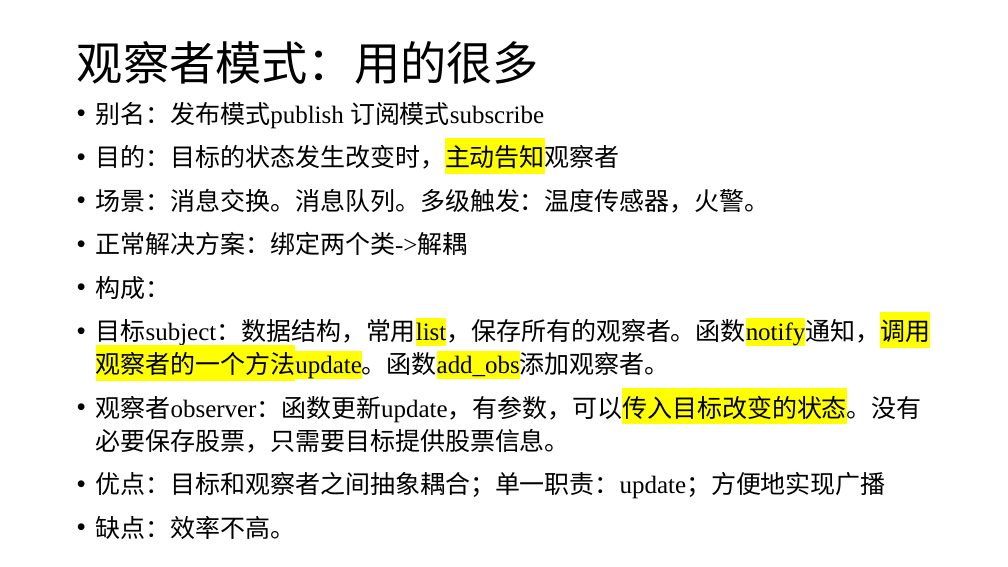
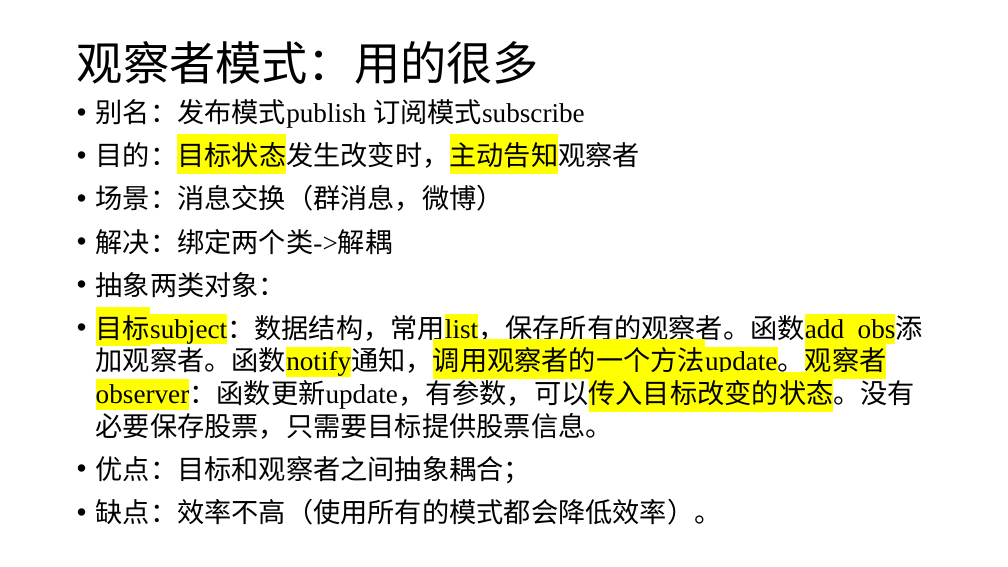
Before and after one commit to lizeyubuaa/pengbeifudao, a slide deck: slide 4 of week11/第十一周设计模式、装饰器、生成器.pptx (slide 3 before the commit). Drawn at 1008x567 pixels with LibreOffice and Linux fonts; fonts in the diff are those of the drawing. Boxes give left, top, right and bottom in pixels: in the first picture for what was removed or moved away, otherwise in the second. Text is boxed around its words. In the diff, an @@ line names an element or a change of style, - is before the commit and + after.

```diff
--- a/week11/第十一周设计模式、装饰器、生成器.pptx
+++ b/week11/第十一周设计模式、装饰器、生成器.pptx
@@ text at <box>96,99,585,128</box>: size 23.8 to 25.9 pt in "别名：发布模式publish 订阅模式subscribe"; line spacing 1.1 to 1 @@
@@ text at <box>96,137,923,525</box>: text changed; size 23.8 to 25.9 pt @@
-• 目的：目标的状态发生改变时，主动告知观察者
-• 场景：消息交换。消息队列。多级触发：温度传感器，火警。
-• 正常解决方案：绑定两个类->解耦
-• 构成：
-• 目标subject：数据结构，常用list，保存所有的观察者。函数notify通知，调用观察者的一个方法update。函数add_obs添加观察者。
-• 观察者observer：函数更新update，有参数，可以传入目标改变的状态。没有必要保存股票，只需要目标提供股票信息。
-• 优点：目标和观察者之间抽象耦合；单一职责：update；方便地实现广播
-• 缺点：效率不高。
+• 目的：目标状态发生改变时，主动告知观察者
+• 场景：消息交换（群消息，微博）
+• 解决：绑定两个类->解耦
+• 抽象两类对象：
+• 目标subject：数据结构，常用list，保存所有的观察者。函数add_obs添加观察者。函数notify通知，调用观察者的一个方法update。观察者observer：函数更新update，有参数，可以传入目标改变的状态。没有必要保存股票，只需要目标提供股票信息。
+• 优点：目标和观察者之间抽象耦合；
+• 缺点：效率不高（使用所有的模式都会降低效率）。
```
Also in this commit, not shown: 2 other slides changed, 1 slide added, 5 other files.
